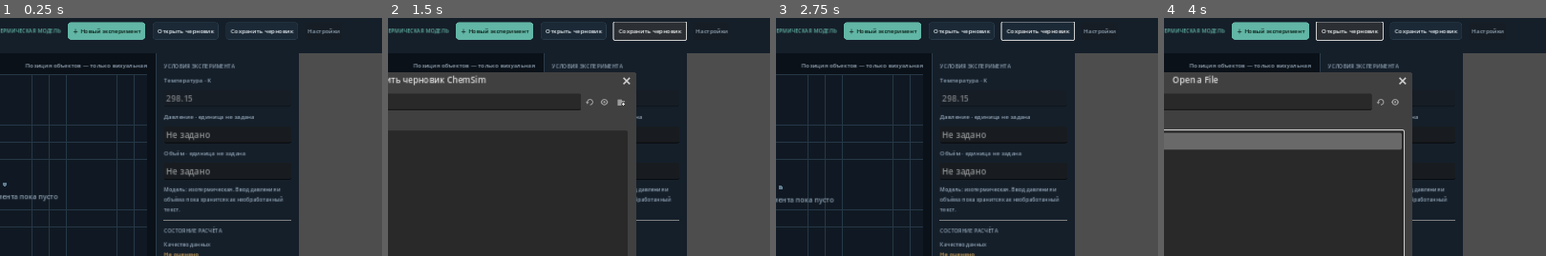
Above: before the commit, frames 1-4 (left to right).
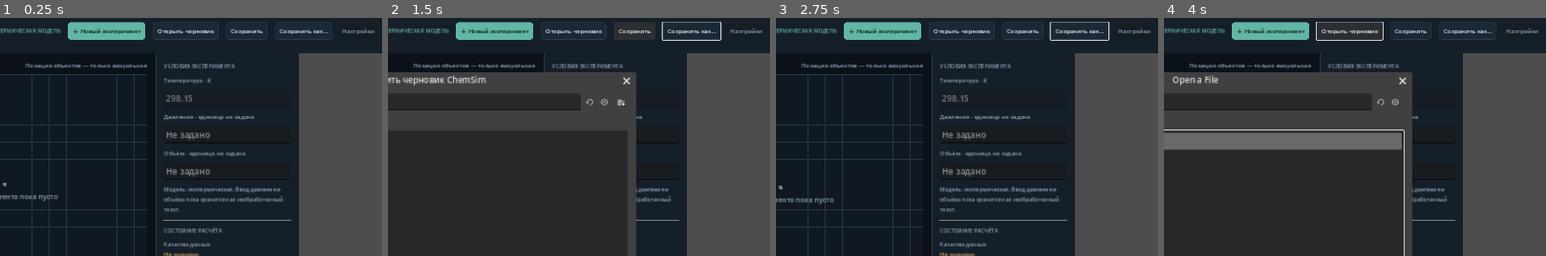
Above: after the commit, the same moments.

Repository: AndreyCokol/ChemSim
Game: Godot game, scene res://scenes/main.tscn
The game is run twice, just before and just after one commit, with the same random seed, the same clock (stepped at 60 frames per second) and the same inputs.
Inputs (mouse positions are % of the whole screen's width and height, from its top left):
- Up to frame 1 (0.25 s): no input
- Up to frame 2 (1.5 s): click "Сохранить черновик" (after the commit: "Сохранить как…") at 0.5 s; click (71, 3) at 1.25 s, where only the run after the commit has a clickable "Сохранить"
- Up to frame 3 (2.75 s): click "OK" at 2 s
- Up to frame 4 (4 s): click "＋ Новый эксперимент" at 2.75 s; click "Открыть черновик" at 3.5 s
The pictures show only the part of the screen within x 39-89%, y 0-50%; the shares and areas given below are measured in that part.

The runs differ from the first frame. In frame 1, 0.4% of the frame differs, in the area x 69-98%, y 2-10%; in frame 2, 0.7%, in the area x 58-98%, y 1-10%; in frame 3, 0.7%; in frame 4, 0.4%.

Commit message:
feat(a5): distinguish save from save as

Diff:
--- a/scripts/main.gd
+++ b/scripts/main.gd
@@ -42,6 +42,7 @@
 var discard_dialog: ConfirmationDialog
 var io_error_dialog: AcceptDialog
 var pending_open_path: String = ""
+var current_draft_path: String = ""
 
 func _ready() -> void:
 	_build_ui()
@@ -106,9 +107,12 @@
 	var open_button := _button("Открыть черновик", false)
 	open_button.pressed.connect(_open_draft_picker)
 	row.add_child(open_button)
-	var save_button := _button("Сохранить черновик", false)
-	save_button.pressed.connect(_save_draft_picker)
+	var save_button := _button("Сохранить", false)
+	save_button.pressed.connect(_save_draft)
 	row.add_child(save_button)
+	var save_as_button := _button("Сохранить как…", false)
+	save_as_button.pressed.connect(_save_draft_picker)
+	row.add_child(save_as_button)
 	var settings := _button("Настройки", false)
 	settings.disabled = true
 	row.add_child(settings)
@@ -553,6 +557,7 @@
 	pressure_input.text = ""
 	volume_input.text = ""
 	visual_field.clear_markers()
+	current_draft_path = ""
 	_refresh_composition()
 	draft_dirty = false
 	diagnostic_label.text = "Создан пустой черновик. Расчёт не запускался."
@@ -597,7 +602,17 @@
 		_load_draft_from_path(pending_open_path)
 	pending_open_path = ""
 
+
+func _save_draft() -> void:
+	if current_draft_path.is_empty():
+		_save_draft_picker()
+	else:
+		_save_draft_to_path(current_draft_path)
+
 func _save_draft_picker() -> void:
+	if not current_draft_path.is_empty():
+		save_dialog.current_file = current_draft_path.get_file()
+		save_dialog.current_dir = current_draft_path.get_base_dir()
 	save_dialog.popup_centered_ratio(0.7)
 
 func _save_draft_to_path(path: String) -> void:
@@ -613,6 +628,7 @@
 	if not bool(result.get("ok", false)):
 		_show_io_error(str(result.get("error", "Не удалось сохранить черновик.")))
 		return
+	current_draft_path = path
 	draft_dirty = false
 	status_label.text = "Черновик сохранён · схема UI v1"
 	diagnostic_label.text = "Сохранён только пользовательский черновик. Химическая валидность, расчётные данные и история симуляции не включены."
@@ -641,6 +657,7 @@
 	pressure_input.text = str(conditions.get("pressure_raw", ""))
 	volume_input.text = str(conditions.get("volume_raw", ""))
 	_refresh_composition()
+	current_draft_path = path
 	draft_dirty = false
 	pending_open_path = ""
 	status_label.text = "Черновик загружен · химическая проверка не выполнена"
